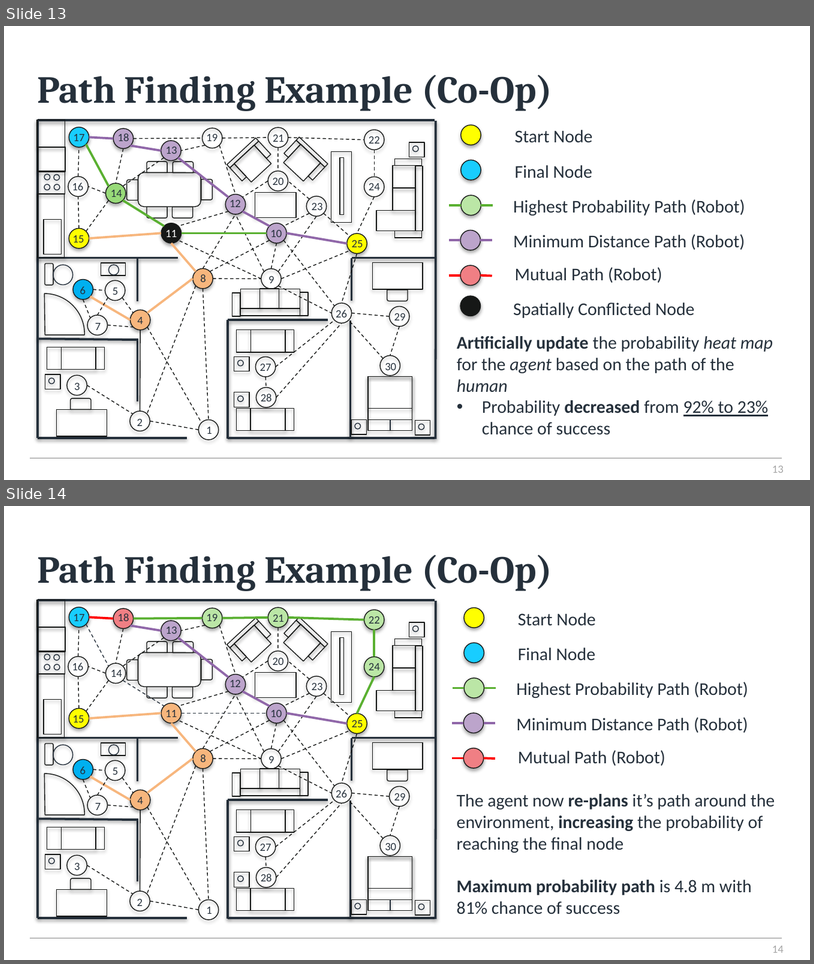
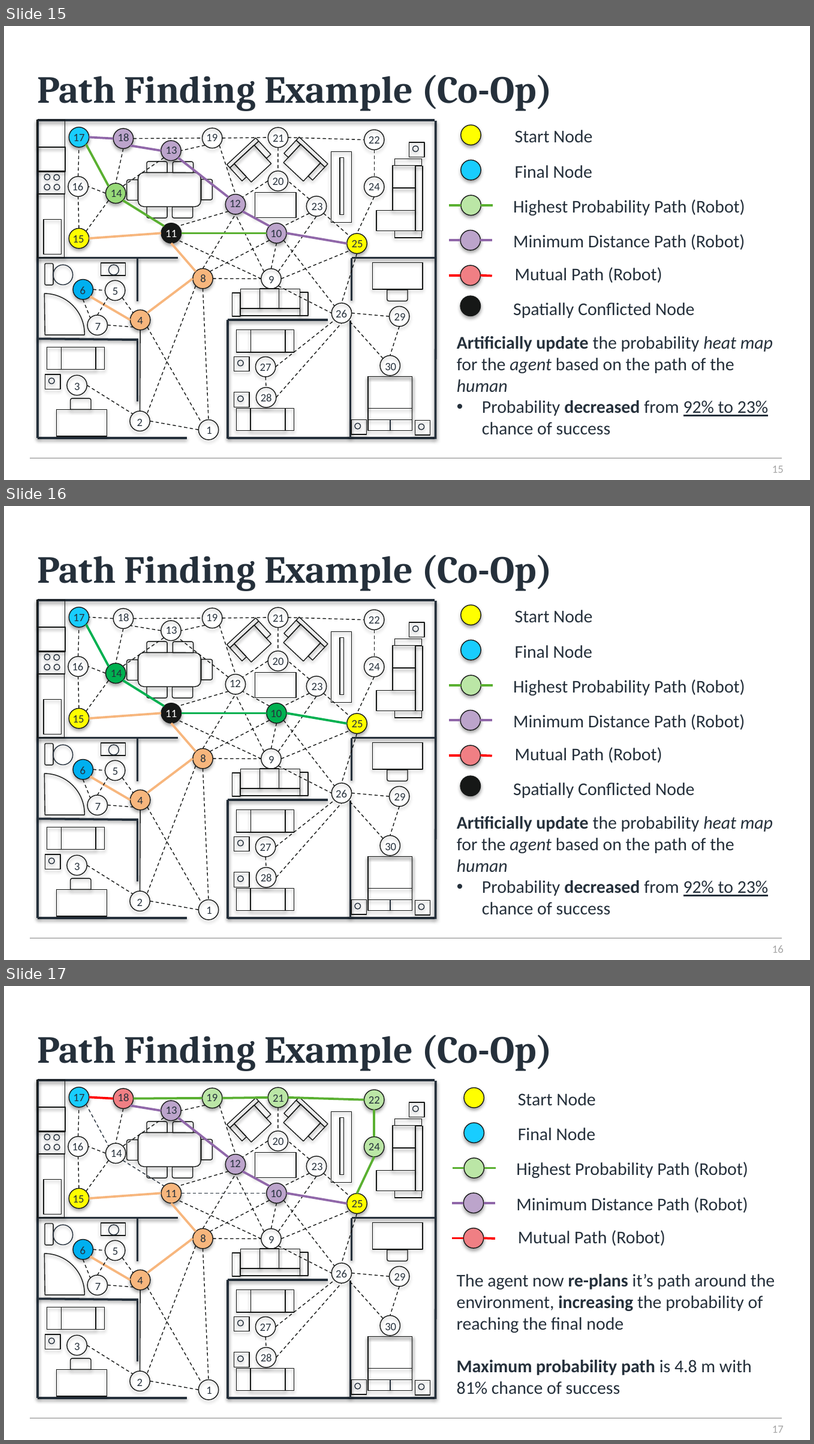
Before and after one commit to hysterr/York_Abstract_Navigation, a slide deck: Deliverables/Presentations/December_2021.pptx. Shown one above the other, each under a label of ours: slides 13 and 14 before the commit, slides 15, 16 and 17 after it. The pictures are 814x964 and 814x1444 pixels, drawn with LibreOffice and Linux fonts; fonts in the diff are those of the drawing; background and template pictures are left out. Boxes give left, top, right and bottom in pixels: in the first picture for what was removed or moved away, otherwise in the second. Text is boxed around its words. In the diff, an @@ line names an element or a change of style, - is before the commit and + after.

```diff
--- a/Deliverables/Presentations/December_2021.pptx
+++ b/Deliverables/Presentations/December_2021.pptx
@@ slide 16 added at (4, 506, 810, 960), background picture (left out); not listed: 2 template elements that a slide beside it also shows @@
@@ title added at (37, 555, 552, 591), 34.2 pt, text #25303B, bold @@
+Path Finding Example (Co-Op)
@@ group added at (4, 600, 436, 919): 76 lines, 46 rectangles, 42 ellipses, 30 texts, 8 round same rects, 2 rounded rectangles, 1 arc (boxed as its full ellipse) @@
+11
+15
+16
+17
+18
+14
+13
+19
+21
+20
+12
+23
+22
+24
+25
+26
+29
+30
+27
+28
+2
+3
+4
+5
+6
+7
+1
+9
+8
+10
@@ group added at (449, 605, 746, 798): 6 ellipses, 6 lines, 6 texts @@
+Start Node
+Final Node
+Highest Probability Path (Robot)
+Minimum Distance Path (Robot)
+Mutual Path (Robot)
+Spatially Conflicted Node
@@ text added at (457, 816, 773, 915), 16 pt, text #25303B @@
+Artificially update the probability heat map for the agent based on the path of the human
+• Probability decreased from 92% to 23% chance of success
@@ what was slide 13 is now slide 15 @@
@@ page number at (773, 466, 784, 473): text changed @@
-13
+15
@@ what was slide 14 is now slide 17 @@
@@ page number at (773, 1426, 784, 1433): text changed @@
-14
+17
```
Also in this commit, not shown: 7 other slides added, 18 other files.
